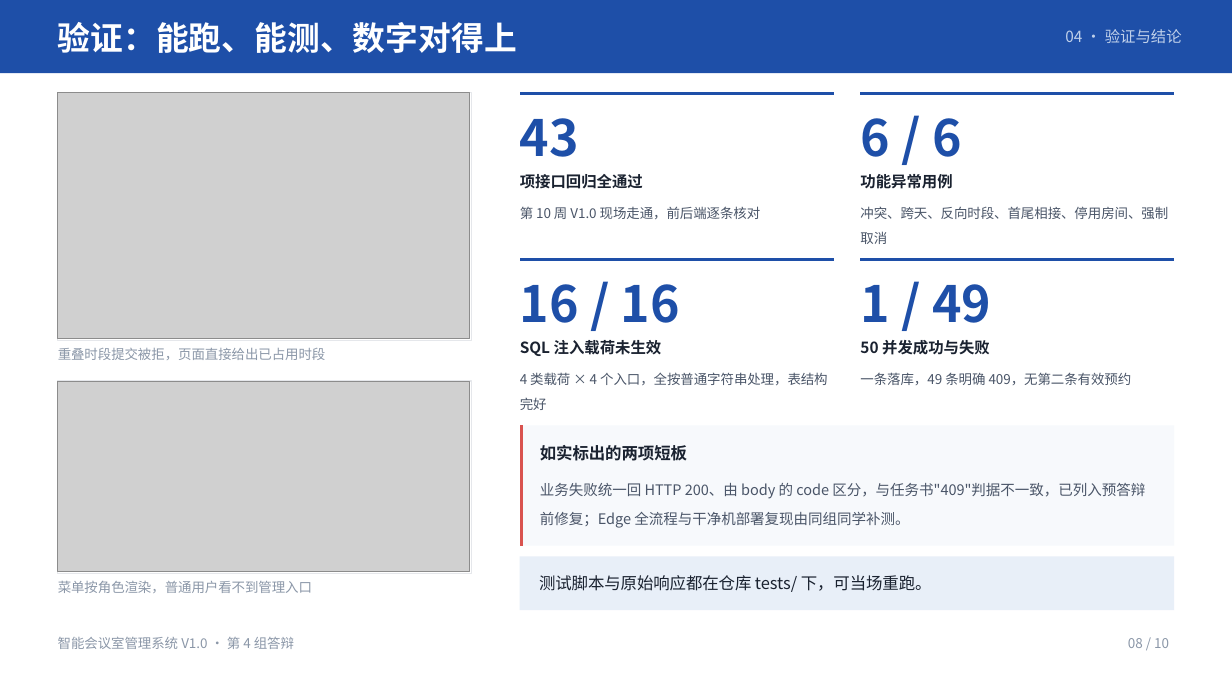
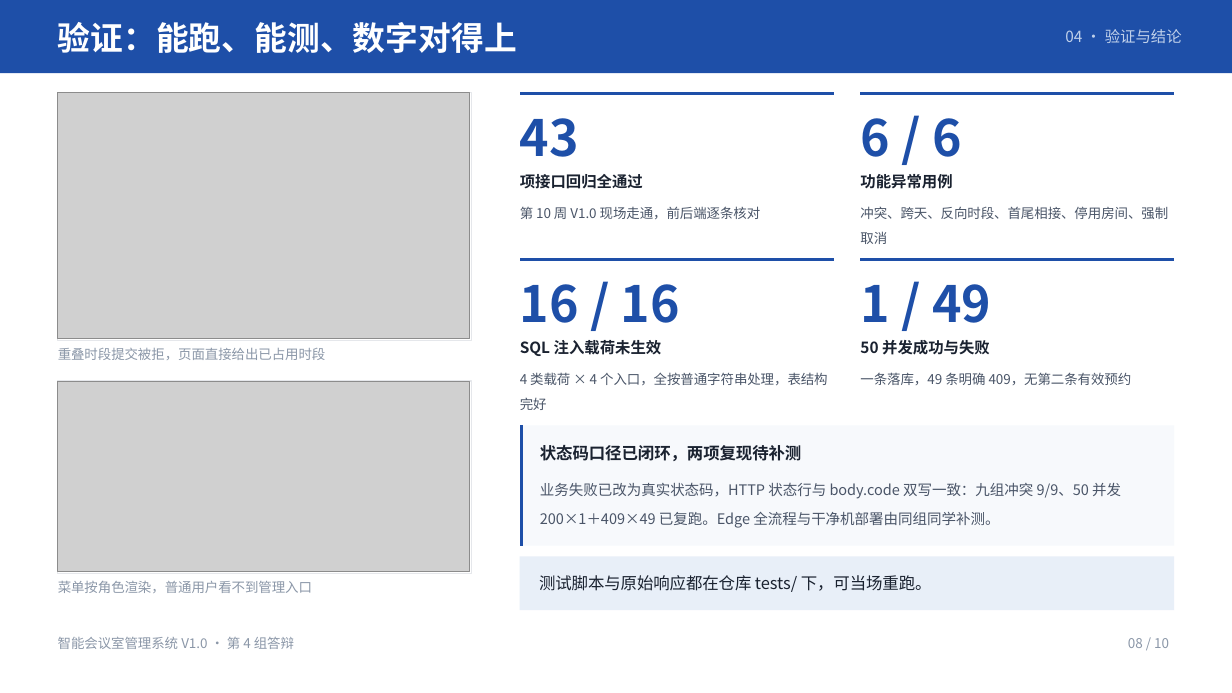
Before and after one commit to KYOUKI-FISH/comprehensive-design, a slide deck: slide 8 of docs/答辩/智能会议室管理系统_答辩/智能会议室管理系统_答辩_5分钟.pptx. Drawn at 1232x693 pixels with LibreOffice and Linux fonts; fonts in the diff are those of the drawing; grey boxes stand for pictures. Boxes give left, top, right and bottom in pixels: in the first picture for what was removed or moved away, otherwise in the second. Text is boxed around its words. In the diff, an @@ line names an element or a change of style, - is before the commit and + after.

Commit message:
答辩材料口径更新：BUG-07 已修复并复跑（九组 9/9、50 并发 200x1+409x49、status==code），P8/P9 与讲稿同步改口径，新增 NF-04 备答

```diff
--- a/docs/答辩/智能会议室管理系统_答辩/智能会议室管理系统_答辩_5分钟.pptx
+++ b/docs/答辩/智能会议室管理系统_答辩/智能会议室管理系统_答辩_5分钟.pptx
@@ freeform shape at (519,425,1174,545): fill #D9534F to #1E4FA8 @@
@@ text at (540,445,801,461): text changed @@
-如实标出的两项短板
+状态码口径已闭环，两项复现待补测
@@ text at (540,483,1121,528): text changed @@
-业务失败统一回 HTTP 200、由 body 的 code 区分，与任务书"409"判据不一致，已列入预答辩前修复；Edge 全流程与干净机部署复现由同组同学补测。
+业务失败已改为真实状态码，HTTP 状态行与 body.code 双写一致：九组冲突 9/9、50 并发 200×1＋409×49 已复跑。Edge 全流程与干净机部署由同组同学补测。
```
Also in this commit, not shown: 1 other slide changed, 9 other files.
